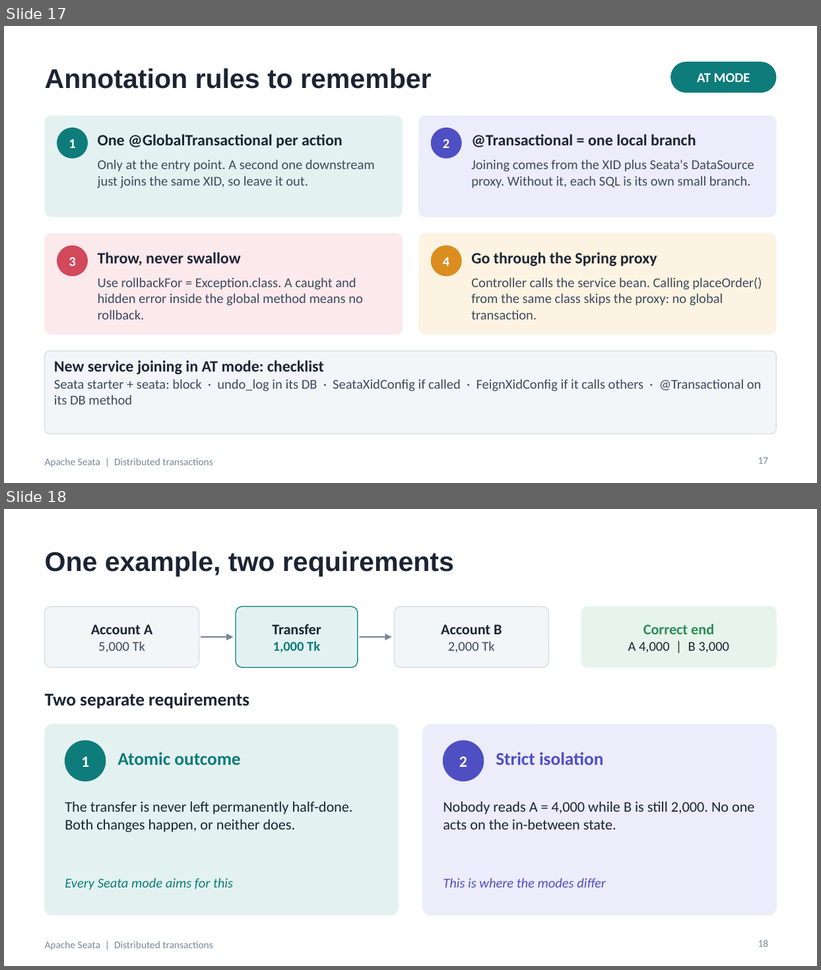
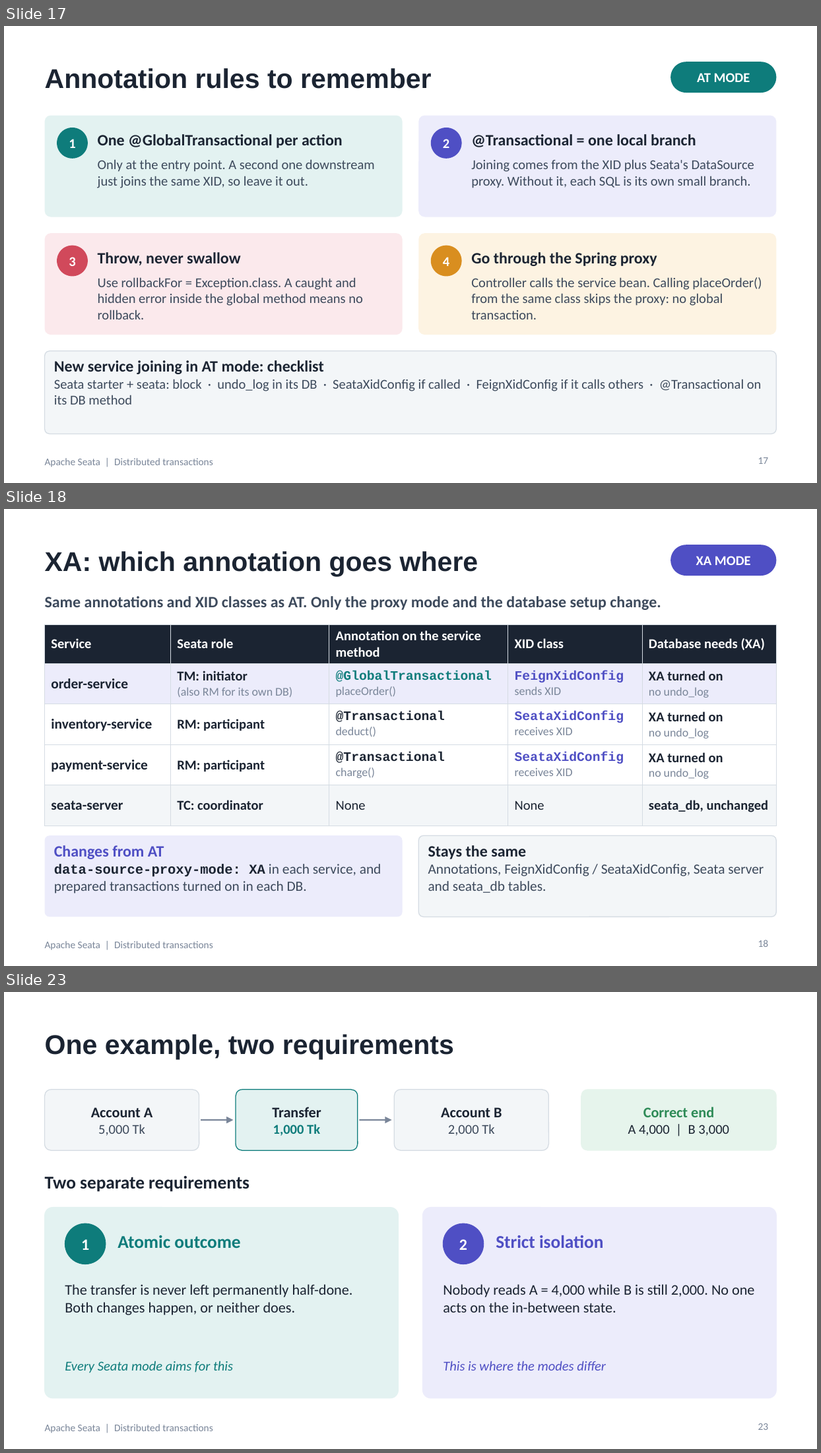
Before and after one commit to Snigdah/Distributed_Transactions, a slide deck: seata-strong-consistency.pptx. Shown one above the other, each under a label of ours: slides 17 and 18 before the commit, slides 17, 18 and 23 after it; the slides between them are not shown. The pictures are 821x970 and 821x1453 pixels, drawn with LibreOffice and Linux fonts; fonts in the diff are those of the drawing. Boxes give left, top, right and bottom in pixels: in the first picture for what was removed or moved away, otherwise in the second. Text is boxed around its words. In the diff, an @@ line names an element or a change of style, - is before the commit and + after.

```diff
--- a/seata-strong-consistency.pptx
+++ b/seata-strong-consistency.pptx
@@ slide 18 added at [4, 509, 817, 966], background #FFFFFF; not listed: 1 template element that a slide beside it also shows @@
@@ rounded rectangle added at [671, 545, 776, 576], fill #4F4FC4, 12 pt, text #FFFFFF, bold @@
+XA MODE
@@ title added at [45, 551, 479, 576], 24 pt, text #1B2432, bold @@
+XA: which annotation goes where
@@ text added at [45, 596, 661, 610], 14 pt, text #3D4A5C, bold @@
+Same annotations and XID classes as AT. Only the proxy mode and the database setup change.
@@ table added at [45, 625, 776, 818], 5 rows, 5 columns @@
+Service | Seata role | Annotation on the service method | XID class | Database needs (XA)
+order-service | TM: initiator / (also RM for its own DB) | @GlobalTransactional / placeOrder() | FeignXidConfig / sends XID | XA turned on / no undo_log
+inventory-service | RM: participant | @Transactional / deduct() | SeataXidConfig / receives XID | XA turned on / no undo_log
+payment-service | RM: participant | @Transactional / charge() | SeataXidConfig / receives XID | XA turned on / no undo_log
+seata-server | TC: coordinator | None | None | seata_db, unchanged
@@ rounded rectangle added at [45, 836, 403, 917], fill #ECECFB, 12.5 pt, text #3D4A5C @@
+Changes from AT
+data-source-proxy-mode: XA in each service, and prepared transactions turned on in each DB.
@@ rounded rectangle added at [418, 836, 776, 917], fill #F3F6F8, outline #D5DCE3 0.75 pt, 12.5 pt, text #3D4A5C @@
+Stays the same
+Annotations, FeignXidConfig / SeataXidConfig, Seata server and seata_db tables.
@@ page number added at [758, 940, 769, 947], 9 pt, text #7A8699 @@
+18
@@ what was slide 18 is now slide 23 @@
@@ page number at [758, 1424, 769, 1430]: text changed @@
-18
+23
```
Also in this commit, not shown: 4 other slides added, 14 other files.
